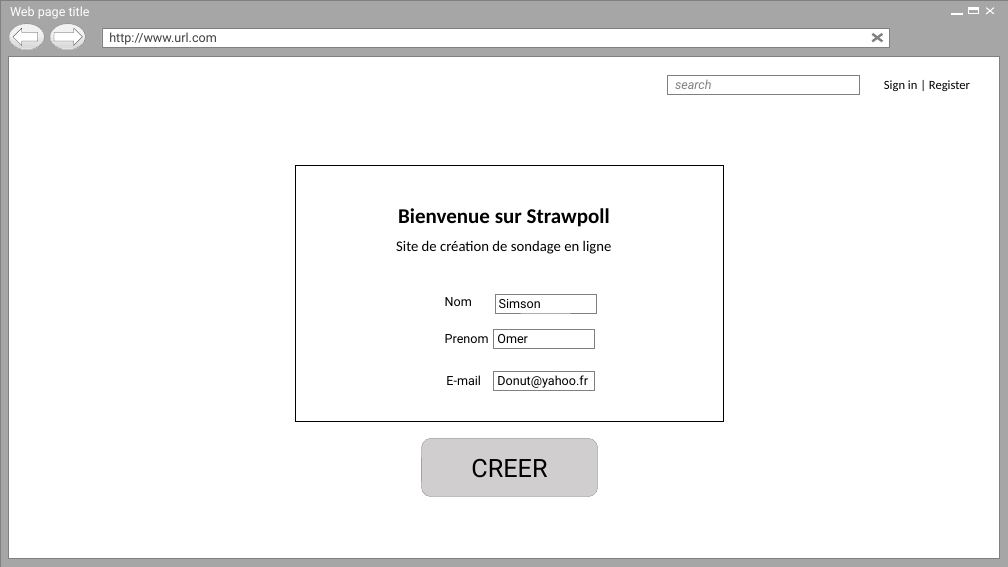
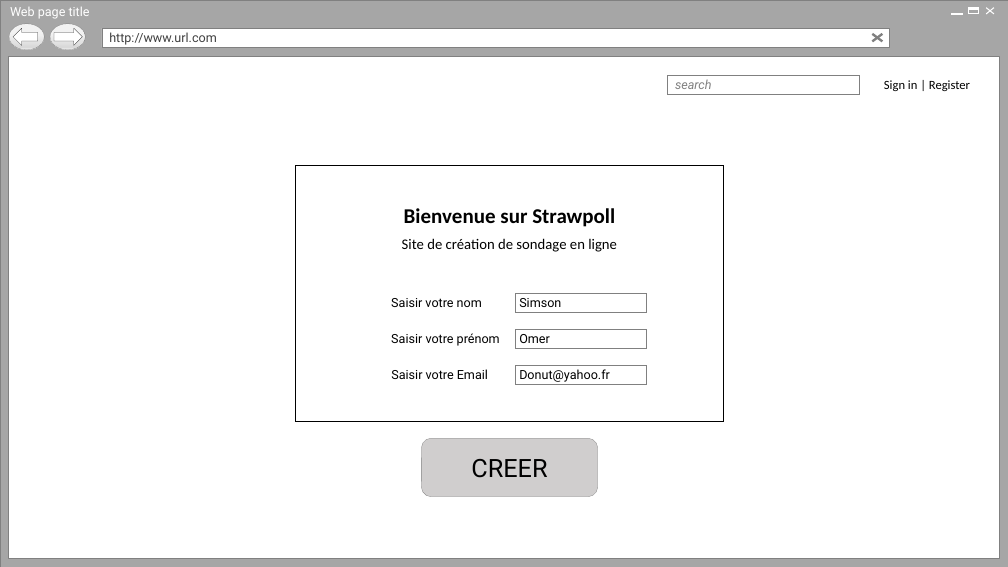
Before and after one commit to Holyz1988/PROJET1-ASP.NET, a slide deck: slide 4 of Page d’acceuil.pptx. Drawn at 1008x567 pixels with LibreOffice and Linux fonts; fonts in the diff are those of the drawing; background and template pictures are left out. Boxes give left, top, right and bottom in pixels: in the first picture for what was removed or moved away, otherwise in the second. Text is boxed around its words. In the diff, an @@ line names an element or a change of style, - is before the commit and + after.

```diff
--- a/Page d’acceuil.pptx
+++ b/Page d’acceuil.pptx
@@ text "Bienvenue sur Strawpoll" moved from (x1=398, y1=208, x2=610, y2=227) to (x1=404, y1=208, x2=615, y2=227) @@
@@ text "Site de création de sondage ..." moved from (x1=396, y1=240, x2=612, y2=254) to (x1=402, y1=238, x2=617, y2=252) @@
@@ text at (x1=391, y1=298, x2=482, y2=307): text changed @@
-Nom
+Saisir votre nom
@@ rectangle "Simson" resized from (x1=495, y1=294, x2=596, y2=313) to (x1=516, y1=293, x2=647, y2=312) @@
@@ text at (x1=391, y1=333, x2=500, y2=346): text changed @@
-Prenom
+Saisir votre prénom
@@ rectangle "Omer" resized from (x1=494, y1=329, x2=594, y2=348) to (x1=516, y1=330, x2=647, y2=349) @@
@@ text at (x1=391, y1=369, x2=488, y2=379): text changed @@
-E-mail
+Saisir votre Email
@@ rectangle "Donut@yahoo.fr" resized from (x1=494, y1=371, x2=594, y2=390) to (x1=516, y1=365, x2=647, y2=384) @@
```
Also in this commit, not shown: 6 other slides changed, 6 slides added.
